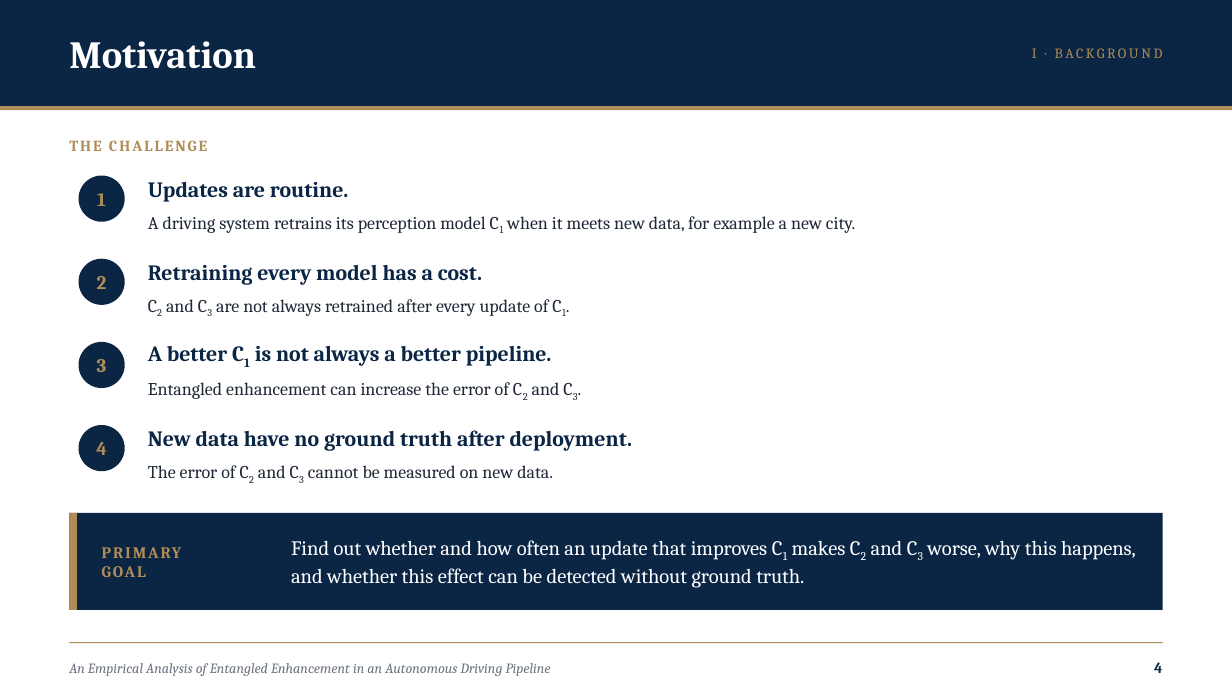
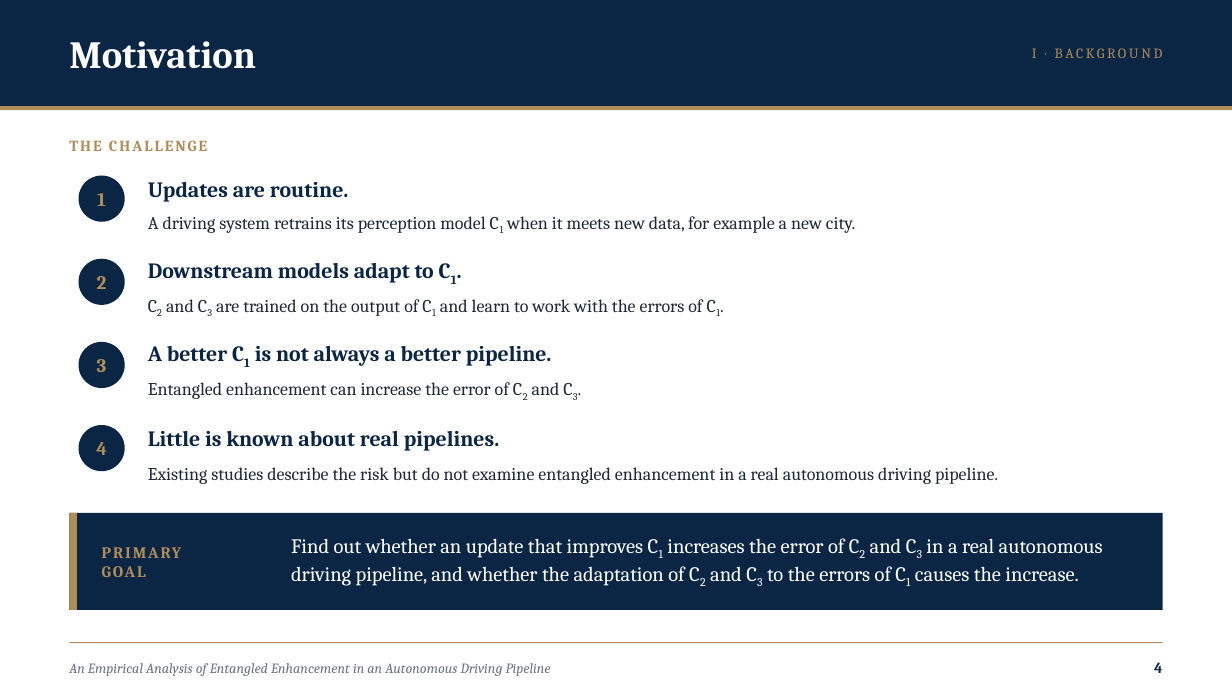
Before and after one commit to RashedIfty/LabSD, a slide deck: slide 4 of Presentations/CS presentation/CS_presentation_IFTY.pptx. Drawn at 1232x693 pixels with LibreOffice and Linux fonts; fonts in the diff are those of the drawing. Boxes give left, top, right and bottom in pixels: in the first picture for what was removed or moved away, otherwise in the second. Text is boxed around its words. In the diff, an @@ line names an element or a change of style, - is before the commit and + after.

```diff
--- a/Presentations/CS presentation/CS_presentation_IFTY.pptx
+++ b/Presentations/CS presentation/CS_presentation_IFTY.pptx
@@ text at (x1=148, y1=263, x2=434, y2=283): text changed @@
-Retraining every model has a cost.
+Downstream models adapt to C1.
@@ text at (x1=166, y1=299, x2=702, y2=316): text changed @@
-C2 and C3 are not always retrained after every update of C1.
+C2 and C3 are trained on the output of C1 and learn to work with the errors of C1.
@@ text at (x1=148, y1=431, x2=500, y2=451): text changed @@
-New data have no ground truth after deployment.
+Little is known about real pipelines.
@@ text at (x1=148, y1=467, x2=998, y2=484): text changed @@
-The error of C2 and C3 cannot be measured on new data.
+Existing studies describe the risk but do not examine entangled enhancement in a real autonomous driving pipeline.
@@ text at (x1=291, y1=538, x2=1103, y2=586): text changed @@
-Find out whether and how often an update that improves C1 makes C2 and C3 worse, why this happens, and whether this effect can be detected without ground truth.
+Find out whether an update that improves C1 increases the error of C2 and C3 in a real autonomous driving pipeline, and whether the adaptation of C2 and C3 to the errors of C1 causes the increase.
```
Also in this commit, not shown: 17 other slides changed, 1 slide added, 2 slides removed, 14 other files.
